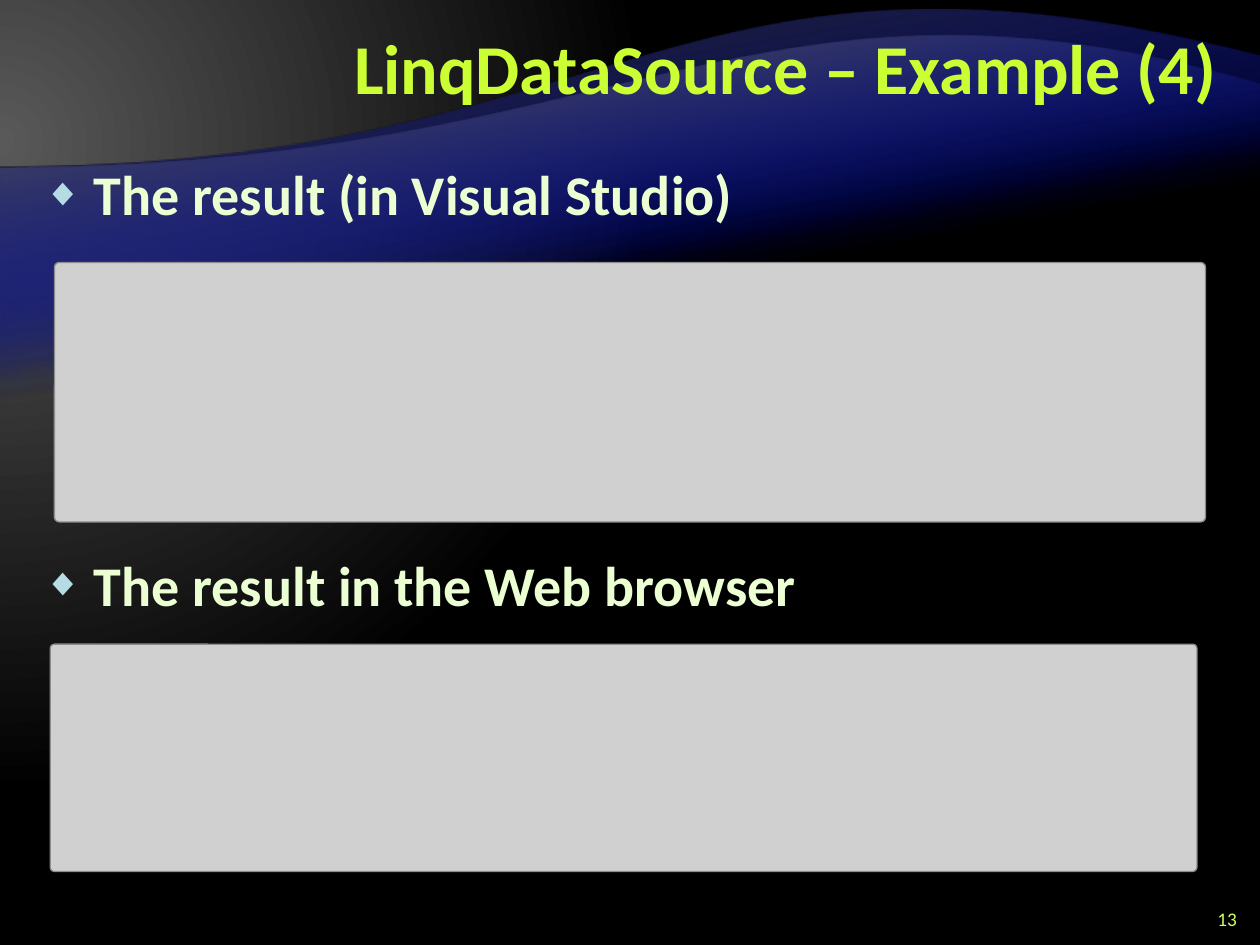
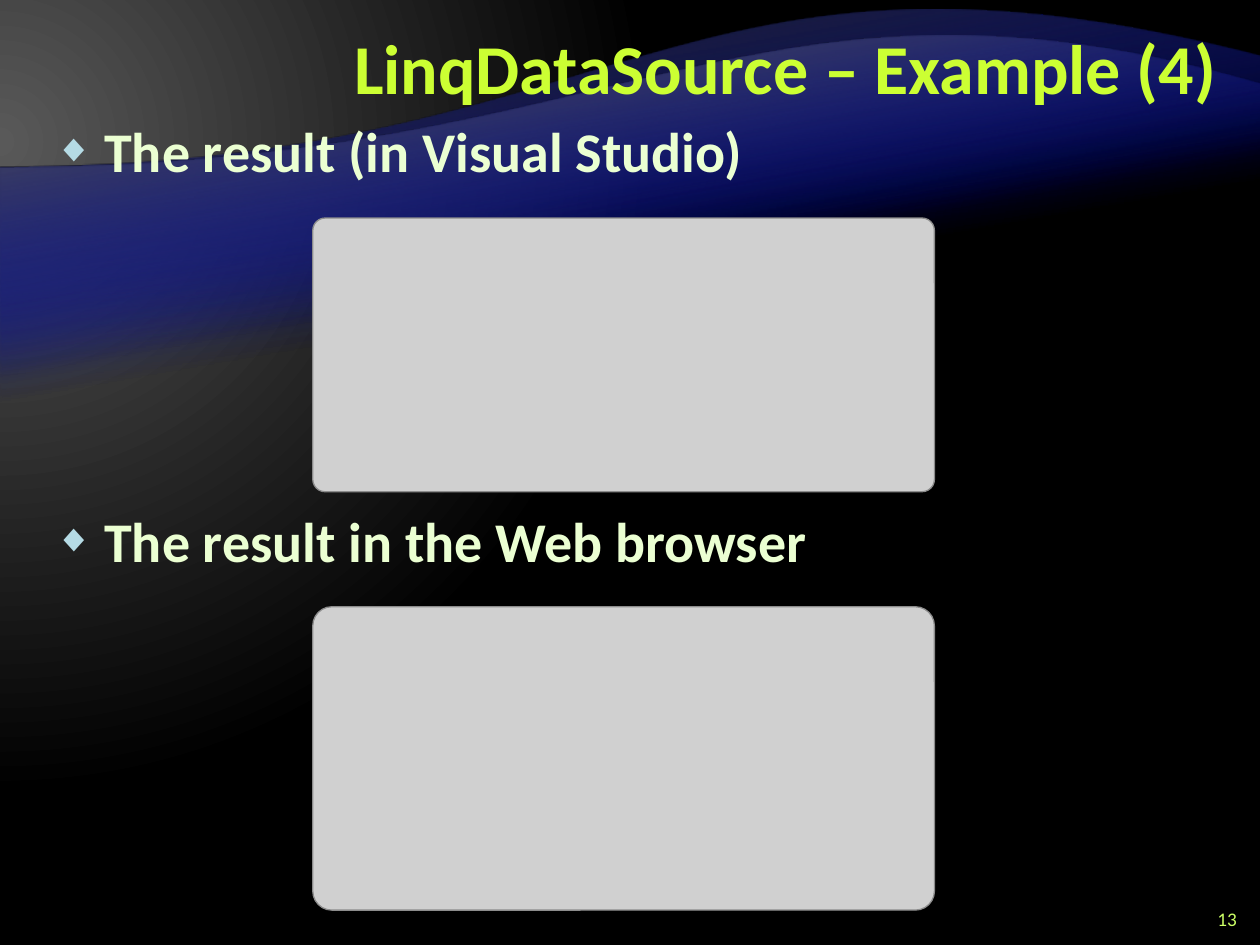
Before and after one commit to Graveheart/aspnetcourse, a slide deck: slide 13 of 2010/lectures/10. ASP.NET-and-Databases.pptx. Drawn at 1260x945 pixels with LibreOffice and Linux fonts; fonts in the diff are those of the drawing; grey boxes stand for pictures; background and template pictures are left out. Boxes give left, top, right and bottom in pixels: in the first picture for what was removed or moved away, otherwise in the second. Text is boxed around its words. In the diff, an @@ line names an element or a change of style, - is before the commit and + after.

Commit message:
changed from Linq-To-SQL to Entities-To-SQL

```diff
--- a/2010/lectures/10. ASP.NET-and-Databases.pptx
+++ b/2010/lectures/10. ASP.NET-and-Databases.pptx
@@ text "The result (in Visual Studio)" rewrapped from (94,173,796,607) to (104,125,806,563) @@
@@ picture added at (312,218,934,491) @@
@@ picture removed at (54,262,1206,522) @@
@@ picture added at (312,607,934,911) @@
@@ picture removed at (50,644,1197,871) @@
```
Also in this commit, not shown: 11 other slides changed.
